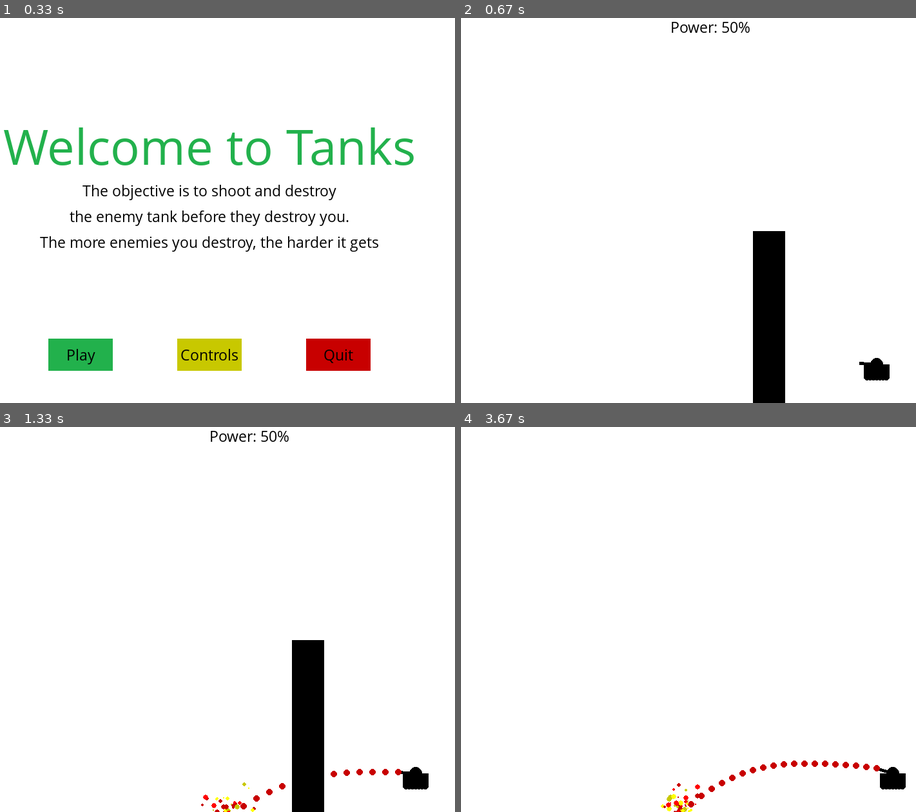
Above: before the commit, frames 1-4 (two rows, left to right).
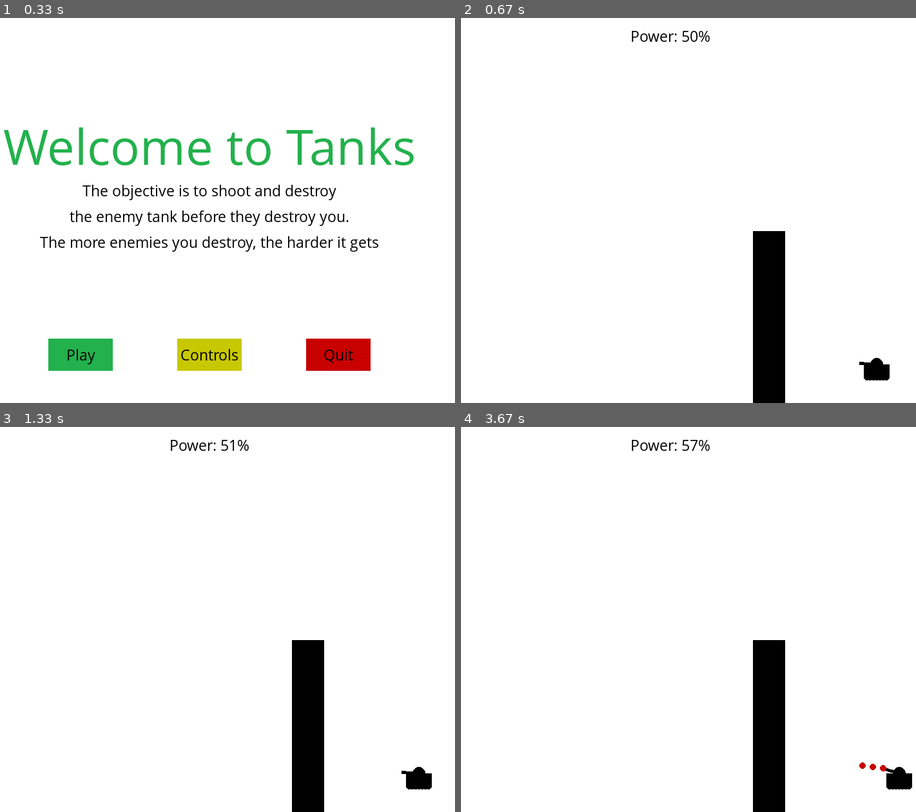
Above: after the commit, the same moments.

Repository: NikhilHeda/PyGame---Practice
Game: pygame game, started from code.py
The game is run twice, just before and just after one commit, with the same random seed, the same clock (stepped at 60 frames per second) and the same inputs.
Inputs:
- Up to frame 1 (0.33 s): no input
- Up to frame 2 (0.67 s): tap C at 0.33 s
- Up to frame 3 (1.33 s): tap Space at 0.67 s; hold Right from 1.17 s (still down); hold D from 1.17 s (still down)
- Up to frame 4 (3.67 s): release Right at 1.63 s; release D at 1.63 s; hold Up 1.67-1.97 s; tap Space at 1.73, 2.07, 2.37, 3.47 s; hold Right 2-2.47 s; hold D 2-2.47 s; hold Left from 3.4 s (still down); hold A from 3.4 s (still down)

Frame 1 is identical in both runs. In frame 2, 0.4% of the frame differs, in the area x 37-64%, y 1-7%; in frame 3, 0.7%; in frame 4, 4.0%, in the area x 37-100%, y 3-100%.

Commit message:
Added hitting barrier functionality

Diff:
--- a/code.py
+++ b/code.py
@@ -191,7 +191,7 @@
 def barrier(xlocation, randomHeight, barrier_width):
 	pygame.draw.rect(gameDisplay, black, [xlocation, display_height - randomHeight, barrier_width, randomHeight])
 
-def explosion(x, y):
+def explosion(x, y, size = 50):
 	explode = True
 
 	while explode:
@@ -206,7 +206,7 @@
 
 		magnitude = 1
 
-		while magnitude < 50:
+		while magnitude < size:
 			exploding_bit_x = x + random.randrange(-1*magnitude, magnitude)
 			exploding_bit_y = y + random.randrange(-1*magnitude, magnitude)
 			pygame.draw.circle(gameDisplay, colorChoices[random.randrange(0, 4)], (exploding_bit_x, exploding_bit_y), random.randrange(1, 5))
@@ -217,7 +217,7 @@
 
 		explode = False
 
-def	fireShell(xy, tankx, tanky, turPos, gun_power):
+def	fireShell(xy, tankx, tanky, turPos, gun_power, x_location, barrier_width, randomHeight):
 	fire = True
 	startingShell = list(xy)
 
@@ -233,9 +233,15 @@
 		# y = x ** 2
 		startingShell[1] += int((((startingShell[0] - xy[0]) * 0.015 / (gun_power / 50)) ** 2) - (turPos + turPos / (12 - turPos)) )
 
-		if startingShell[1] > display_height:
-			hit_x = int((startingShell[0] * display_height)/startingShell[1])
-			hit_y = int(display_height)
+		check_x_1 = startingShell[0] <= x_location + barrier_width
+		check_x_2 = startingShell[0] >= x_location
+
+		check_y_1 = startingShell[1] <= display_height
+		check_y_2 = startingShell[1] >= display_height - randomHeight
+
+		if startingShell[1] > display_height or (check_x_1 and check_x_2 and check_y_1 and check_y_2):
+			hit_x = int(startingShell[0])
+			hit_y = int(startingShell[1])
 			explosion(hit_x, hit_y)
 			fire = False
 
@@ -244,8 +250,7 @@
 		clock.tick(100)
 
 def power(level):
-	text = smallfont.render("Power: " + str(level) + "%", True, black)
-	gameDisplay.blit(text, [display_width / 2, 0])
+	message_to_screen("Power: " + str(level) + "%", black, y_displace = -270)
 
 def gameLoop():
 	gameExit = False
@@ -268,9 +273,6 @@
 	barrier_width = 50
 
 	while not gameExit:
-
-		gameDisplay.fill(white)
-		gun = tank(mainTankX, mainTankY, currentTurPos)
 
 		if gameOver:
 			message_to_screen("Game Over.", red, y_displace = -50, size = "large")
@@ -305,7 +307,7 @@
 				elif event.key == pygame.K_p:
 					pause()
 				elif event.key == pygame.K_SPACE:
-					fireShell(gun, mainTankX, mainTankY, currentTurPos, fire_power)
+					fireShell(gun, mainTankX, mainTankY, currentTurPos, fire_power, xlocation, barrier_width, randomHeight)
 				elif event.key == pygame.K_a:
 					power_change = -1
 				elif event.key == pygame.K_d:
@@ -333,6 +335,9 @@
 		if mainTankX + (tankWidth / 2) > display_width:
 			mainTankX -= 5
 
+		gameDisplay.fill(white)
+		gun = tank(mainTankX, mainTankY, currentTurPos)
+
 		fire_power += power_change
 		power(fire_power)
 
